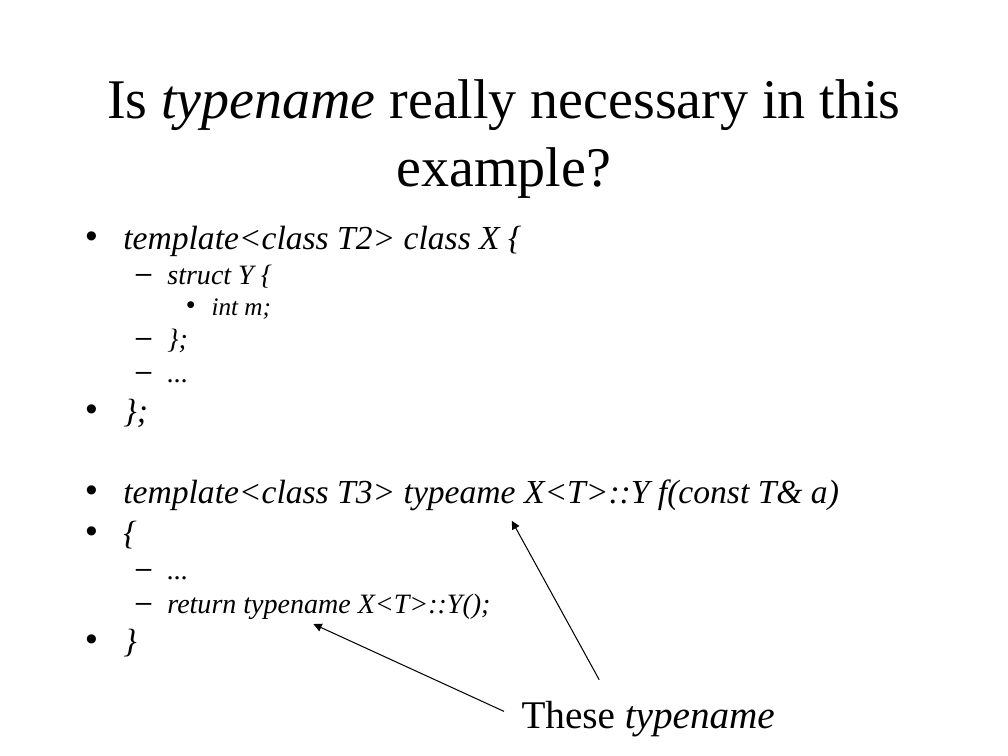
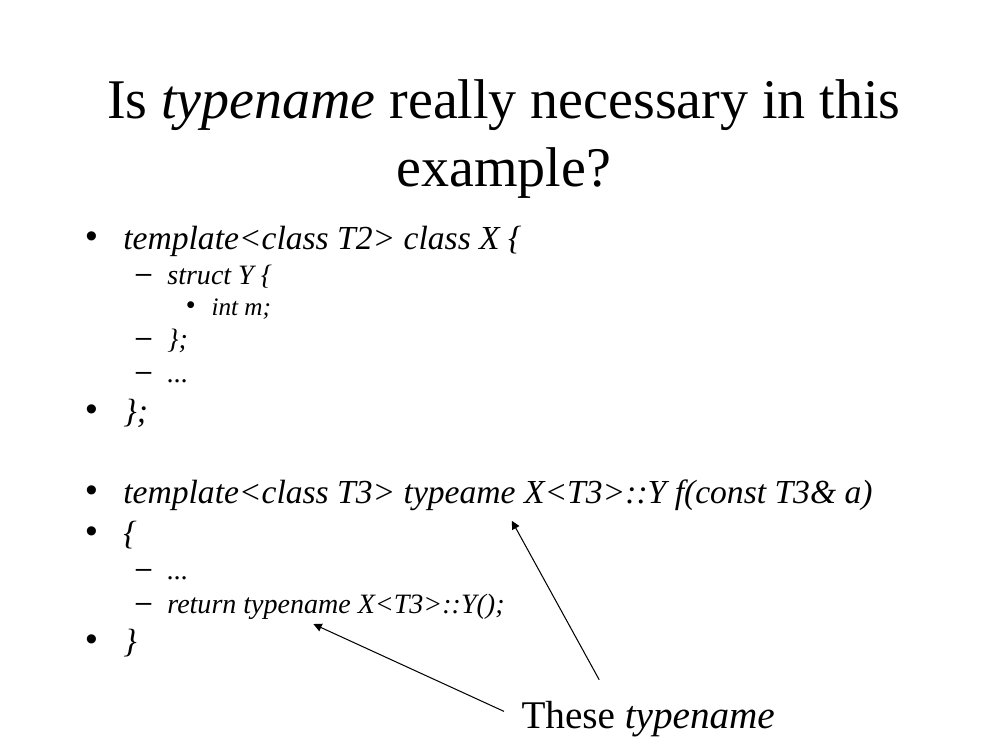
Before and after one commit to KeiHasegawa/cxx_doc, a slide deck: slide 3 of 17_template_typename_e.ppt. Drawn at 1008x756 pixels with LibreOffice and Linux fonts; fonts in the diff are those of the drawing. Boxes give left, top, right and bottom in pixels: in the first picture for what was removed or moved away, otherwise in the second. Text is boxed around its words. In the diff, an @@ line names an element or a change of style, - is before the commit and + after.

```diff
--- a/17_template_typename_e.ppt
+++ b/17_template_typename_e.ppt
@@ text at <box>123,479,873,510</box>: text changed @@
-• template<class T3> typeame X<T>::Y f(const T& a)
+• template<class T3> typeame X<T3>::Y f(const T3& a)
@@ text at <box>167,594,505,618</box>: text changed @@
-  – return typename X<T>::Y();
+  – return typename X<T3>::Y();
```
Also in this commit, not shown: 2 other slides changed, 2 other files.
